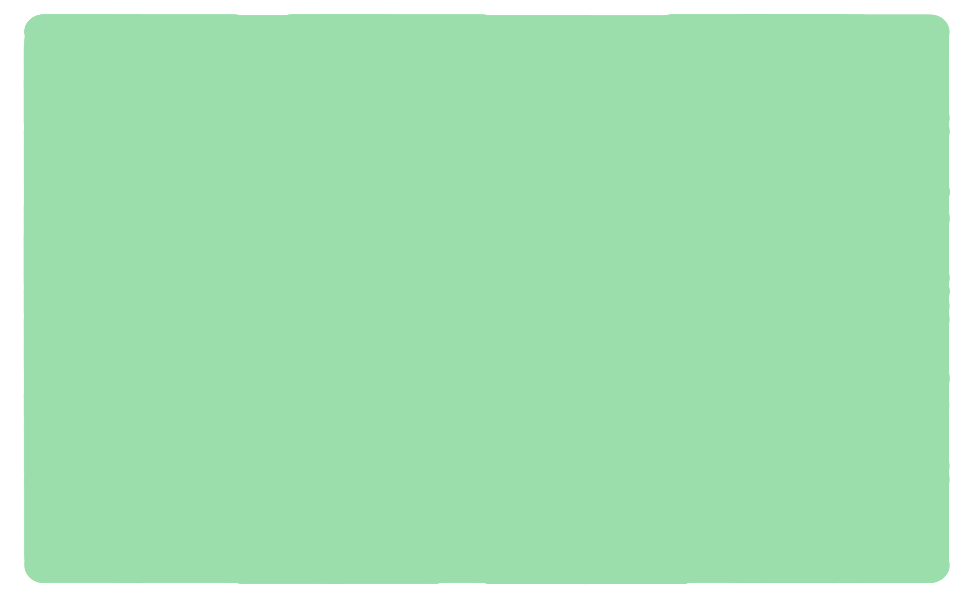
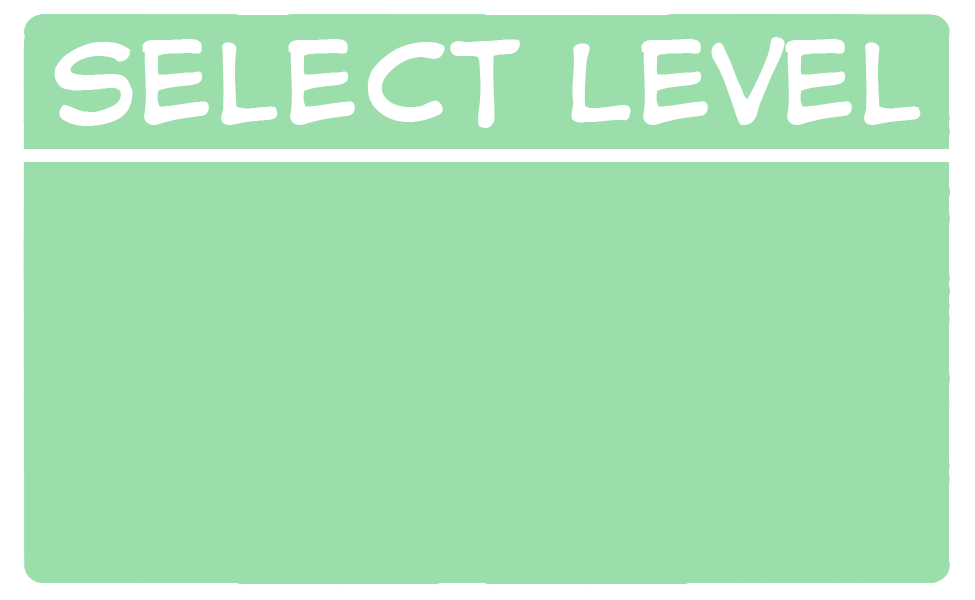
Layers edited between the first and the second w=975, h=600 image:
added layer "Select Level" above "Color Fill 3" over (54, 37, 921, 128)
added layer "Color Fill 3" above "Layer 1" over (23, 149, 949, 162)
